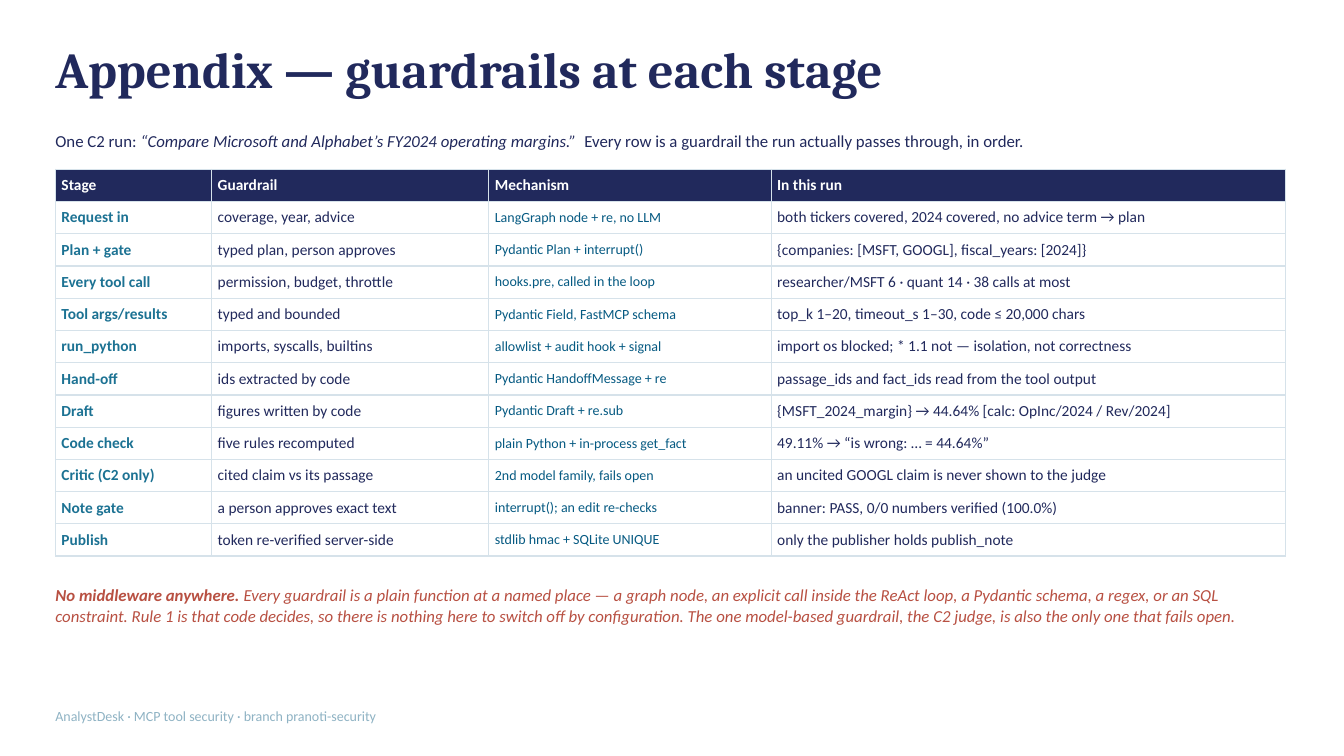
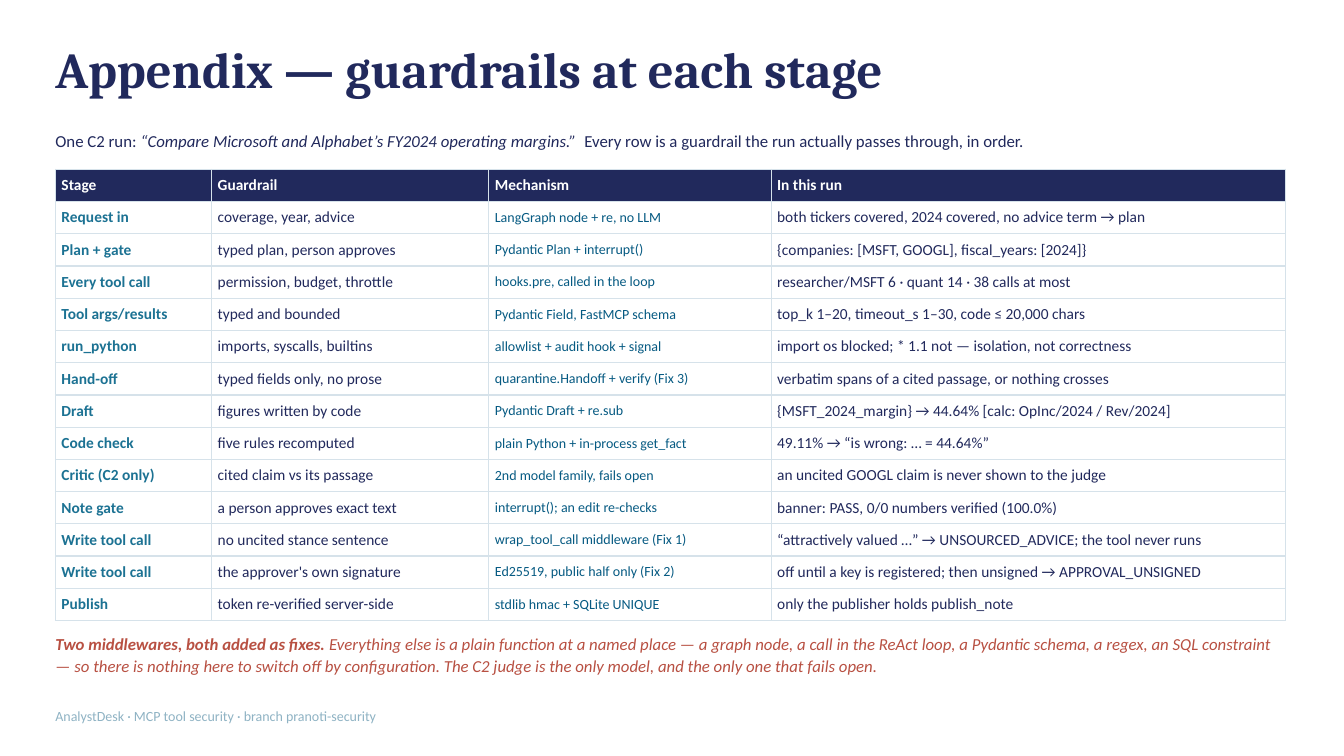
Before and after one commit to tshubhi24-dot/Capstone_IITB_2026, a slide deck: slide 20 of jayshree/analyst_desk/docs/presentation.pptx (slide 11 before the commit). Drawn at 1344x756 pixels with LibreOffice and Linux fonts; fonts in the diff are those of the drawing. Boxes give left, top, right and bottom in pixels: in the first picture for what was removed or moved away, otherwise in the second. Text is boxed around its words. In the diff, an @@ line names an element or a change of style, - is before the commit and + after.

```diff
--- a/jayshree/analyst_desk/docs/presentation.pptx
+++ b/jayshree/analyst_desk/docs/presentation.pptx
@@ table at box(55, 169, 1286, 616) @@
-row 7: Hand-off | ids extracted by code | Pydantic HandoffMessage + re | passage_ids and fact_ids read from the tool output
+row 7: Hand-off | typed fields only, no prose | quarantine.Handoff + verify (Fix 3) | verbatim spans of a cited passage, or nothing crosses
+row 12: Write tool call | no uncited stance sentence | wrap_tool_call middleware (Fix 1) | “attractively valued …” → UNSOURCED_ADVICE; the tool never runs
+row 13: Write tool call | the approver's own signature | Ed25519, public half only (Fix 2) | off until a key is registered; then unsigned → APPROVAL_UNSIGNED
@@ text at box(55, 638, 1270, 675): text changed @@
-No middleware anywhere. Every guardrail is a plain function at a named place — a graph node, an explicit call inside the ReAct loop, a Pydantic schema, a regex, or an SQL constraint. Rule 1 is that code decides, so there is nothing here to switch off by configuration. The one model-based guardrail, the C2 judge, is also the only one that fails open.
+Two middlewares, both added as fixes. Everything else is a plain function at a named place — a graph node, a call in the ReAct loop, a Pydantic schema, a regex, an SQL constraint — so there is nothing here to switch off by configuration. The C2 judge is the only model, and the only one that fails open.
```
Also in this commit, not shown: 5 other slides changed, 9 slides added, 27 other files.
